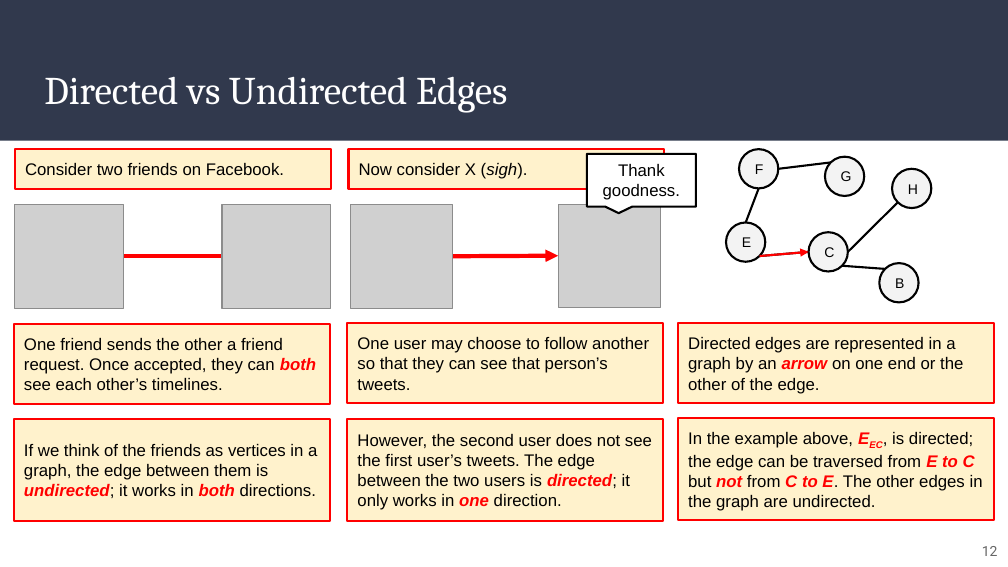
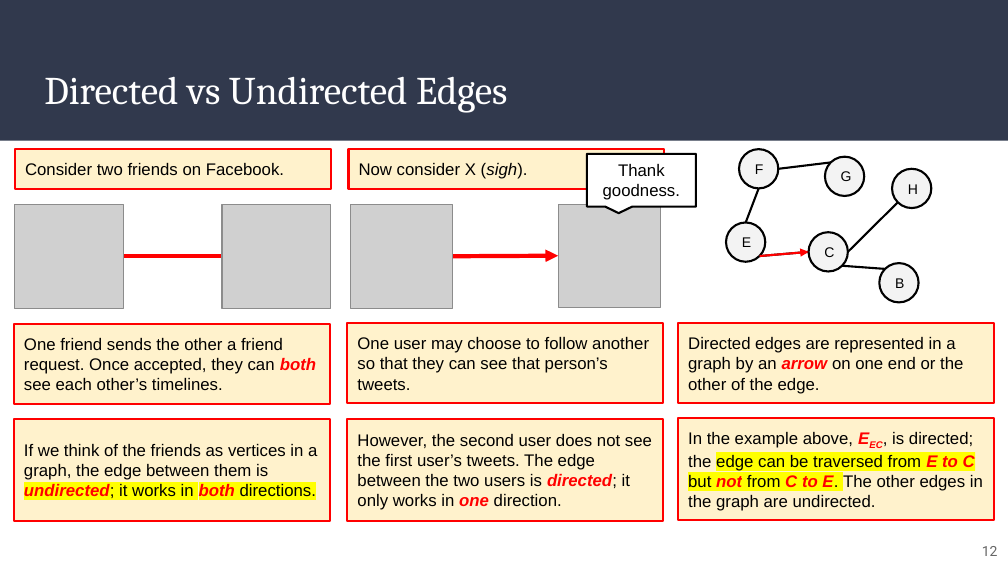
Before and after one commit to alam-tanweer/DailyFolder, a slide deck: slide 12 of CourseContent/Unit 12_Data Structure IV/tanweer/12_ Data Structures IV-ta.pptx. Drawn at 1008x567 pixels with LibreOffice and Linux fonts; fonts in the diff are those of the drawing; grey boxes stand for pictures. Boxes give left, top, right and bottom in pixels: in the first picture for what was removed or moved away, otherwise in the second. Text is boxed around its words. In the diff, an @@ line names an element or a change of style, - is before the commit and + after.

```diff
--- a/CourseContent/Unit 12_Data Structure IV/tanweer/12_ Data Structures IV-ta.pptx
+++ b/CourseContent/Unit 12_Data Structure IV/tanweer/12_ Data Structures IV-ta.pptx
@@ rectangle "If we think of the ..." at (14,418,331,521): highlight none to #FFFF00 in "undirected; it works in both directions." @@
@@ rectangle "In the example above, EEC, ..." at (678,418,995,521): highlight none to #FFFF00 in "edge can be traversed from E to ..." @@
```
Also in this commit, not shown: 15 other slides changed, 15 other files.
